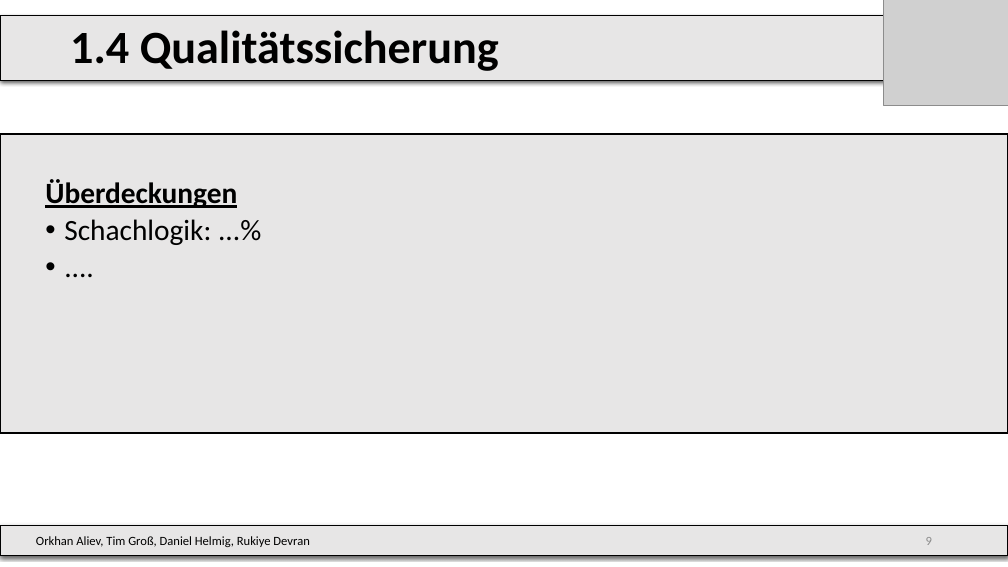
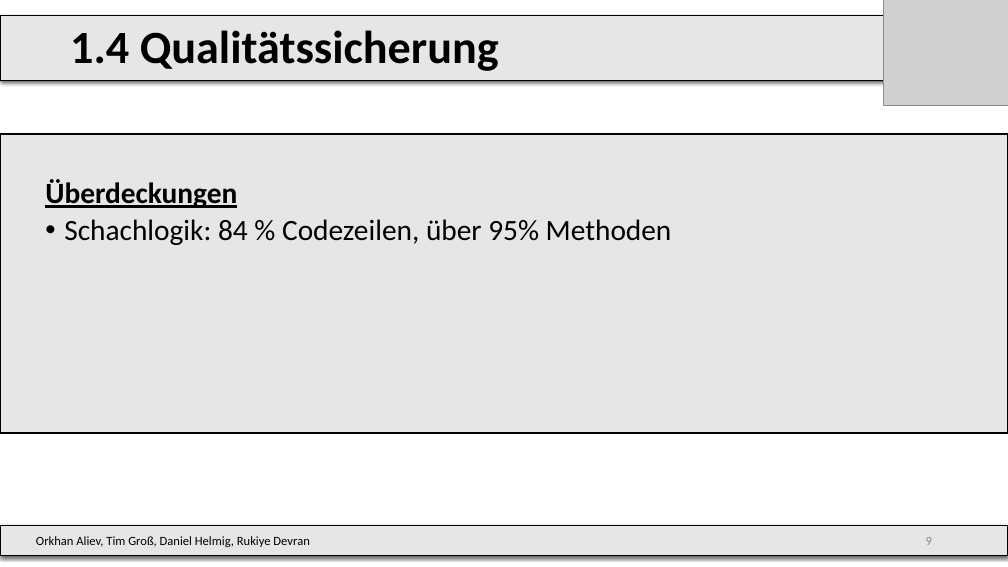
Before and after one commit to DrMopiti/pse, a slide deck: slide 8 of Abschlusspräsentation/Abschlusspräsentation.pptx. Drawn at 1008x567 pixels with LibreOffice and Linux fonts; fonts in the diff are those of the drawing; grey boxes stand for pictures; background and template pictures are left out. Boxes give left, top, right and bottom in pixels: in the first picture for what was removed or moved away, otherwise in the second. Text is boxed around its words. In the diff, an @@ line names an element or a change of style, - is before the commit and + after.

```diff
--- a/Abschlusspräsentation/Abschlusspräsentation.pptx
+++ b/Abschlusspräsentation/Abschlusspräsentation.pptx
@@ text at bbox=[64, 219, 672, 245]: text changed @@
-  • Schachlogik: ...%
-  • ....
+  • Schachlogik: 84 % Codezeilen, über 95% Methoden
```
Also in this commit, not shown: 2 other slides changed.
